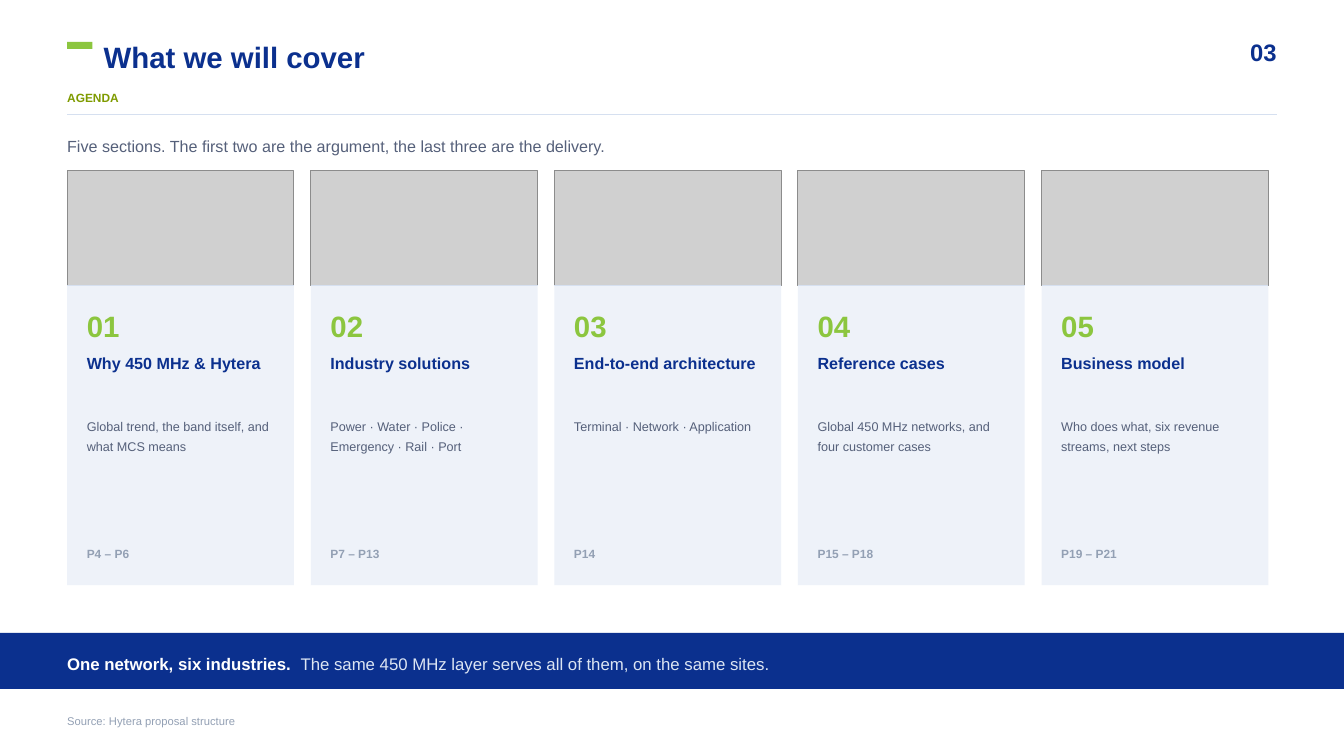
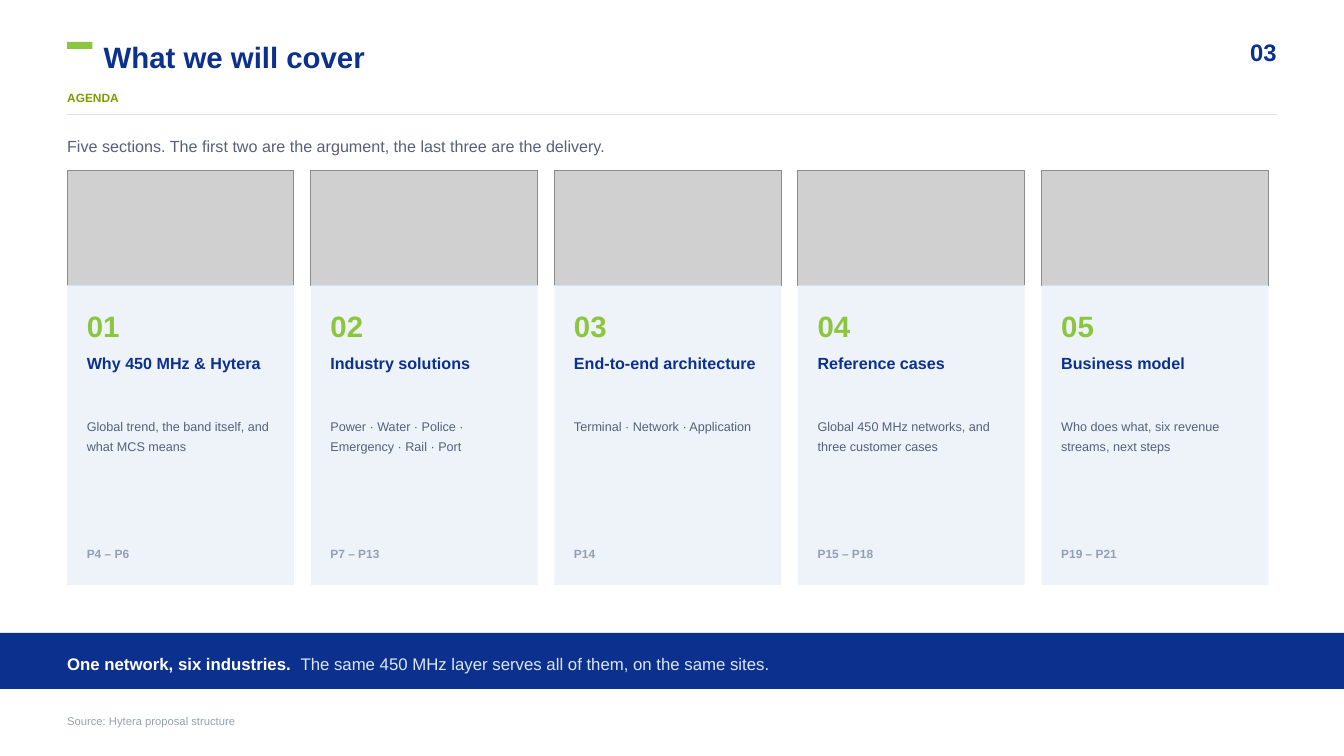
Before and after one commit to mearneste4-max/Philippines-450M, a slide deck: slide 3 of 01_交付物/菲律宾450M方案_v7.pptx. Drawn at 1344x756 pixels with LibreOffice and Linux fonts; fonts in the diff are those of the drawing; grey boxes stand for pictures. Boxes give left, top, right and bottom in pixels: in the first picture for what was removed or moved away, otherwise in the second. Text is boxed around its words. In the diff, an @@ line names an element or a change of style, - is before the commit and + after.

```diff
--- a/01_交付物/菲律宾450M方案_v7.pptx
+++ b/01_交付物/菲律宾450M方案_v7.pptx
@@ text at [818, 422, 990, 451]: text changed @@
-Global 450 MHz networks, and four customer cases
+Global 450 MHz networks, and three customer cases
```
Also in this commit, not shown: 14 other slides changed, 40 other files.
